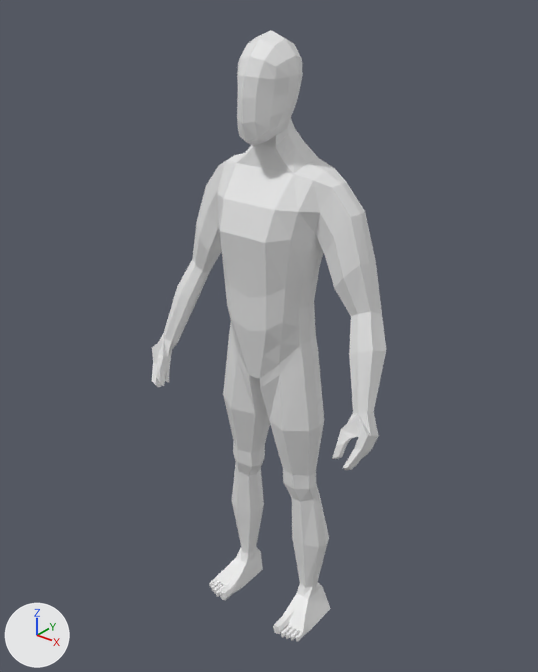
Two versions of the Blender file Independent_Study/4970_Independent_Study/Blender/Model_Rig/Model_Rig.blend, one commit apart.
Before and after are seen from a 50 mm camera at (3.16, -3.97, 2.7) aimed at (-0.05, 0.04, 0.21). Every picture has the same lights, and +X, +Y and +Z are marked at lower left.

The older version as bpy lines, for what is in view:
```python
me_cube = bpy.data.meshes.new('Cube')
me_cube.from_pydata(...)  # 426 vertices, 399 faces, 1 loose edge; spans x 0.0..1.04, y -0.39..0.31, z -2.37..2.38
ob_character_model_player = bpy.data.objects.new('Character_Model_Player', me_cube)
ob_character_model_player.location = (0.0, 0.0, 0.0)
_m = ob_character_model_player.modifiers.new('Mirror', 'MIRROR')
_m.use_clip = True
```
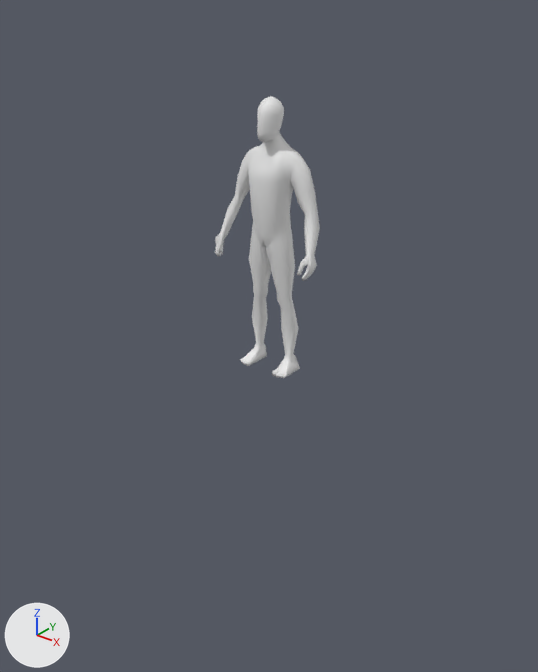
The edits, one by one:
me_cube has 426 vertices, 399 faces, 1 loose edge and spans x 0.0..1.04, y -0.39..0.31, z -2.37..2.38.
me_cube is used by ob_character_model_player.
me_cube part 1: all faces are now shaded smooth (399 of 399 changed).
Object 'Character_Model_Player' (ob_character_model_player) moves from (0.0, 0.0, 0.0) to (0.0, 0.0, 0.99).
Object 'Character_Model_Player' (ob_character_model_player) is rescaled from (1.0, 1.0, 1.0) to (0.417, 0.417, 0.417).

Location of each change, [x1, y1, x2, y2] in pixels of the pictures (538 x 672 px):
'Character_Model_Player', shading changed, moved, rescaled (55% narrower, 54% shorter): before [152, 30, 386, 641]; after [215, 96, 320, 378]
